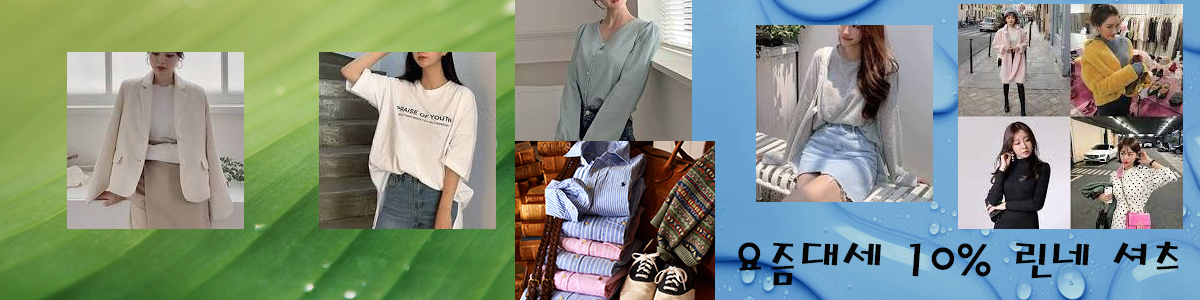
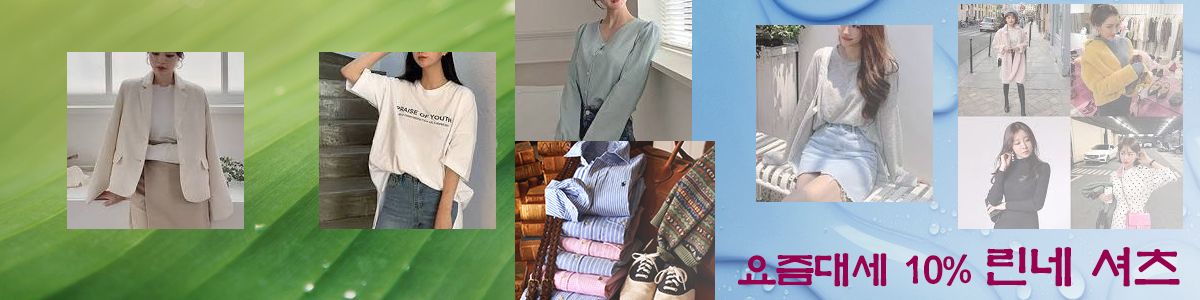
Revision of a layered 1200×300 image; what changed, layer by layer:
painted on "요즘대세 10% 린네 셔츠" over [738, 241, 1180, 287]
painted on "Layer 1", masked it over [332, 0, 1200, 300]
removed layer "Layer 7" over [958, 4, 1183, 229]
removed layer "Layer 6" over [756, 25, 933, 202]
removed layer "Layer 5" over [363, 126, 496, 229]
painted on "Layer 2" over [332, 0, 1200, 300]
removed layer "Layer 4" over [332, 61, 550, 300]
removed layer "Layer 3" over [650, 0, 1200, 300]
